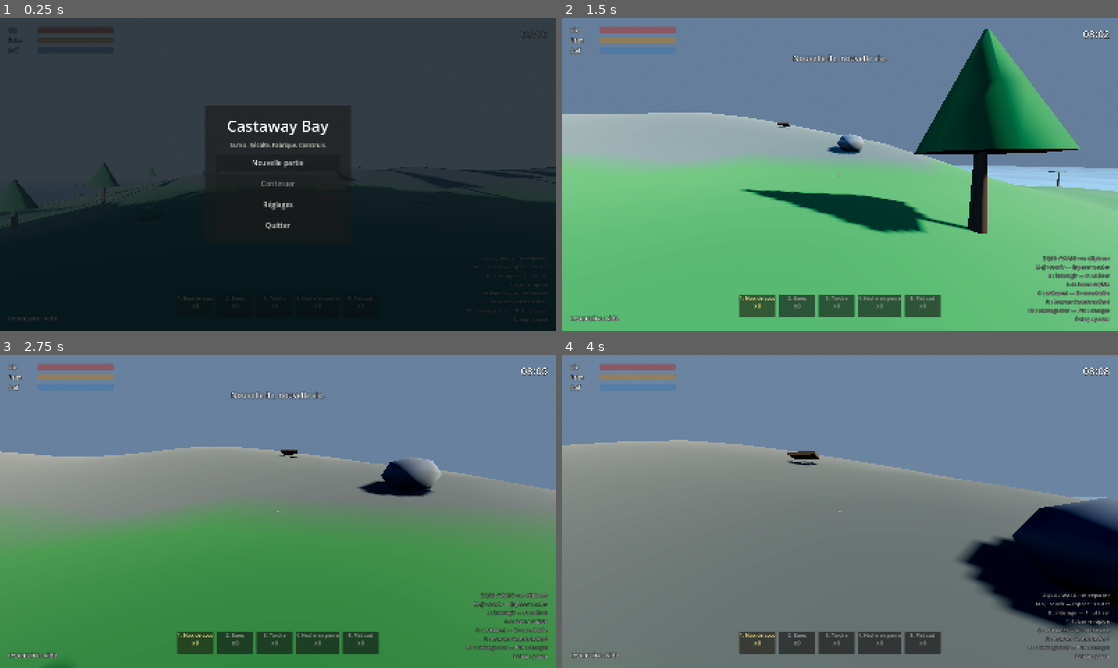
Above: before the commit, frames 1-4 (two rows, left to right).
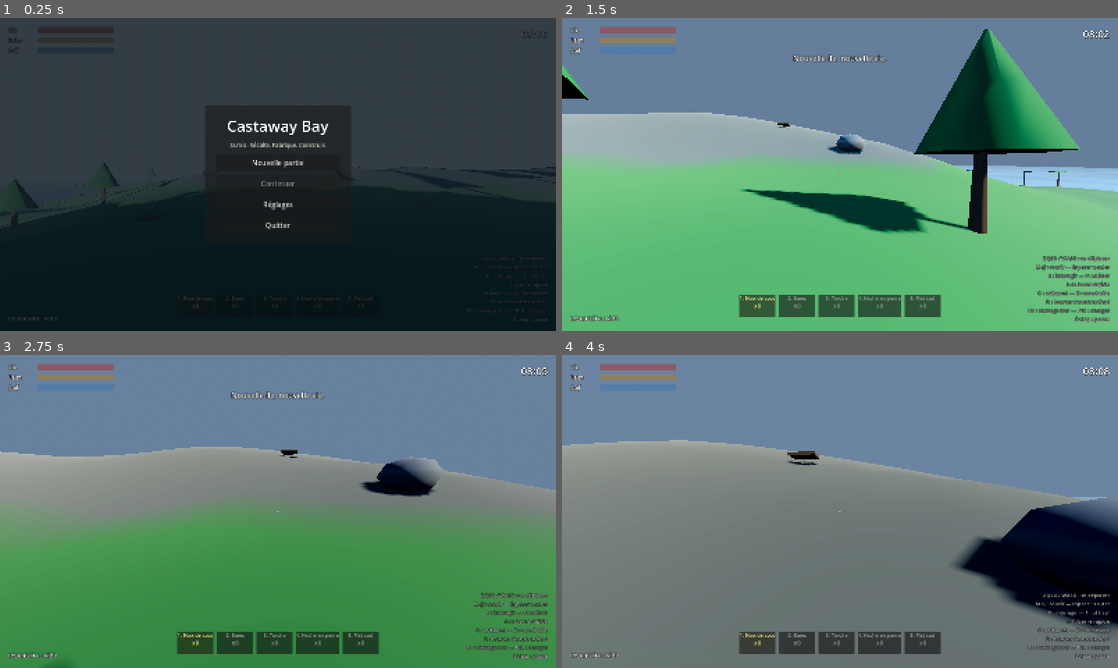
Above: after the commit, the same moments.

Repository: WinnyKing57/castaway-bay
Game: Godot game, scene res://main.tscn
Two runs of this game, one before a commit and one after it. Both use one fixed random seed, a clock stepped at 60 frames per second and the inputs below.
Inputs (mouse positions are in pixels of both pictures, inside the frame that each line leads up to):
- Up to frame 1 (0.25 s): no input
- Up to frame 2 (1.5 s): click "Nouvelle partie" at 0.5 s; tap Enter (ui_accept) at 1.25 s; move the mouse to (867, 174) at 1.27 s; hold W (move_forward) from 1.28 s (still down); hold Page Down (build_level_down) from 1.28 s (still down); click (867, 174) at 1.42 s
- Up to frame 3 (2.75 s): keep holding W (move_forward); tap Space (jump) at 1.52, 2.27 s; move the mouse to (250, 511) at 2.02 s; release Page Down (build_level_down) at 2.03 s; tap V (build_level_lock) at 2.1 s
- Up to frame 4 (4 s): keep holding W (move_forward); move the mouse to (851, 505) at 2.77 s; hold Page Up (build_level_up) 2.78-3.53 s; move the mouse to (834, 517) at 3.52 s; tap E (interact) at 3.6 s; click (834, 517) at 3.67 s; tap Space (jump) at 3.77 s

The runs differ from the first frame. In frame 2, 0.4% of the frame differs, in the area x 0-85%, y 15-54%; in frame 3, 0.3%; in frame 4, 1.6%, in the area x 70-100%, y 46-89%.

Commit message:
feat(world): cristal rare (grotte) re-coltable + TODO mise a jour
- data/items/crystal.tres : nouvel item 'Cristal' (mine rare)
- world/harvestable.gd : kind 'cristal' + _build_crystal + loot
- world/island.gd : spawn cristaux en profondeur (>12 m)
- main.gd : kinds de vegetation complet (incl. cristal) pour le smoke test
- TODO.md : minerais rares coches (incrément cristal)

Inspiration : grottes/biomes souterrains (EpicSurvivalGame + ActionRoguelike).

Smoke test : SMOKE_TEST OK

Diff:
--- /dev/null
+++ b/data/items/crystal.tres
@@ -0,0 +1,12 @@
+[gd_resource type="Resource" script_class="ItemData" load_steps=2 format=3]
+
+[ext_resource type="Script" path="res://data/item_data.gd" id="1_item"]
+
+[resource]
+script = ExtResource("1_item")
+id = "crystal"
+display_name = "Cristal"
+description = "Cristal rare trouvé dans les profondeurs de grottes, utilisé pour les outils et électronique."
+category = "ressource"
+max_stack = 99
+value = 60
--- a/main.gd
+++ b/main.gd
@@ -324,7 +324,7 @@
 		errors.append("joueur sous le niveau de la mer")
 
 	# Végétation : l'île doit contenir de quoi survivre (bois, fibres, cocos).
-	var kinds := {"arbre": 0, "palmier": 0, "rocher": 0, "buisson": 0}
+	var kinds := {"arbre": 0, "palmier": 0, "rocher": 0, "buisson": 0, "cristal": 0}
 	for child in world.get_children():
 		if child is Harvestable:
 			kinds[child.kind] = int(kinds.get(child.kind, 0)) + 1
--- a/world/harvestable.gd
+++ b/world/harvestable.gd
@@ -1,13 +1,13 @@
 class_name Harvestable
 extends StaticBody3D
-## Ressource récoltable : arbre, palmier, rocher ou buisson.
+## Ressource récoltable : arbre, palmier, rocher, buisson, minéral ou cristal.
 ##
 ## Le visuel et la collision sont construits en code selon `kind`, ce qui
 ## évite quatre scènes quasi identiques. La scène ne contient que ce script.
 ## Le butin est un dictionnaire item_id -> quantité, pour pouvoir donner
 ## plusieurs objets d'un coup (un palmier donne du bois ET une noix de coco).
 
-@export_enum("arbre", "palmier", "rocher", "buisson", "seed", "fer", "argile") var kind: String = "arbre"
+@export_enum("arbre", "palmier", "rocher", "buisson", "seed", "fer", "argile", "cristal") var kind: String = "arbre"
 
 ## Temps de repousse : une ressource récoltée redevient disponible après
 ## ce délai, ce qui évite d'épuiser l'île lors d'une longue partie.
@@ -46,6 +46,9 @@
 		"argile":
 			_loot = {"clay": 3}
 			_build_clay()
+		"cristal":
+			_loot = {"crystal": 2}
+			_build_crystal()
 		_:
 			_loot = {"wood": 4}
 			_build_tree()
@@ -225,6 +228,17 @@
 	_add_box_collision(Vector3(1.6, 0.5, 1.6), Vector3(0.0, 0.25, 0.0))
 
 
+func _build_crystal() -> void:
+	var gem := MeshInstance3D.new()
+	var gem_mesh := BoxMesh.new()
+	gem_mesh.size = Vector3(0.7, 1.4, 0.7)
+	gem.mesh = gem_mesh
+	gem.position.y = 0.7
+	gem.material_override = _make_material(Color(0.55, 0.8, 0.95))
+	add_child(gem)
+	_add_box_collision(Vector3(0.8, 1.6, 0.8), Vector3(0.0, 0.8, 0.0))
+
+
 func _add_trunk(height: float, top_radius: float, bottom_radius: float) -> void:
 	var trunk := MeshInstance3D.new()
 	var trunk_mesh := CylinderMesh.new()
--- a/world/island.gd
+++ b/world/island.gd
@@ -187,7 +187,7 @@
 		elif height < 4.0:
 			prop.kind = "palmier" if rng.randf() < 0.6 else ("seed" if rng.randf() < 0.3 else "buisson")
 		elif height > 12.0:
-			prop.kind = "fer"
+			prop.kind = "fer" if rng.randf() < 0.5 else "cristal"
 		elif height > 9.0:
 			prop.kind = "rocher"
 		elif rng.randf() < 0.55:
Not shown, changed: TODO.md
